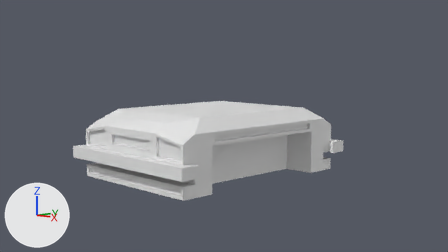
One commit to the Blender file vehicles.blend: the scene before it, then after it.
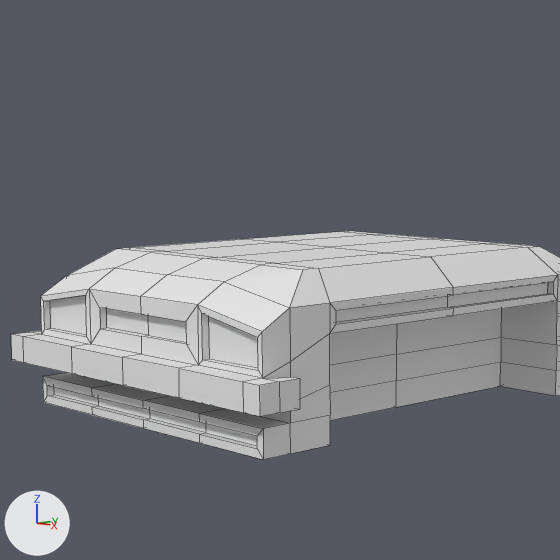
Old and new are each drawn from the file's camera 'Camera' and again close up on the part from 15% to 70% of the width and 0% to 97% of the height. Every picture has the same lights, and +X, +Y and +Z are marked at lower left. The close-ups show mesh edges as thin lines.
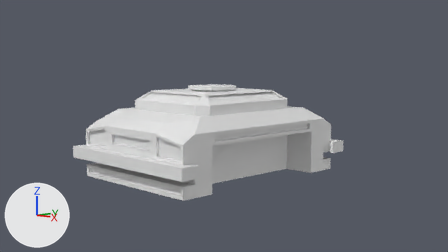
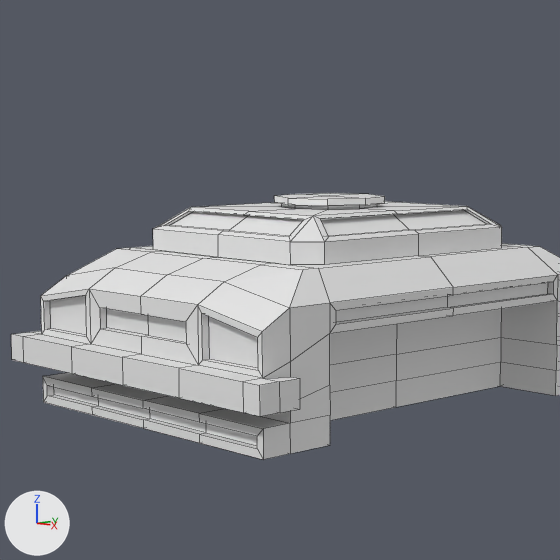
Location of each change, [x1, y1, x2, y2] in pixels of the close-ups (560 x 560 px):
```json
{"object": "No Weapons", "change": "added", "after": [153, 193, 502, 265]}
```

The change, as JSON lines over the scene's bpy script:
```json
{"op": "add", "block": "me_cube_003", "code": ["me_cube_003 = bpy.data.meshes.new('Cube.003')", "me_cube_003.from_pydata(...)  # 41 vertices, 28 faces; spans x 0.0..0.868, y -1.013..0.0, z 0.822..1.188"]}
{"op": "add", "block": "ob_no_weapons", "code": ["ob_no_weapons = bpy.data.objects.new('No Weapons', me_cube_003)", "ob_no_weapons.location = (0.0, 0.0, -0.196)", "_m = ob_no_weapons.modifiers.new('Mirror', 'MIRROR')", "_m.use_axis = (True, True, False)", "_m.use_clip = True"]}
```
